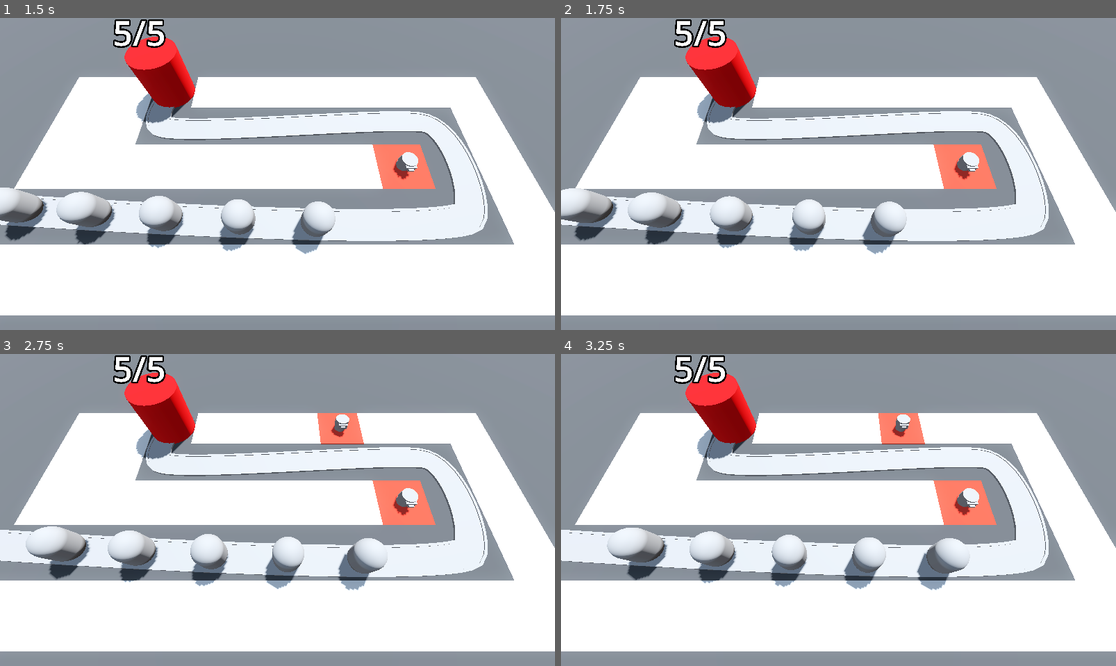
Above: before the commit, frames 1-4 (two rows, left to right).
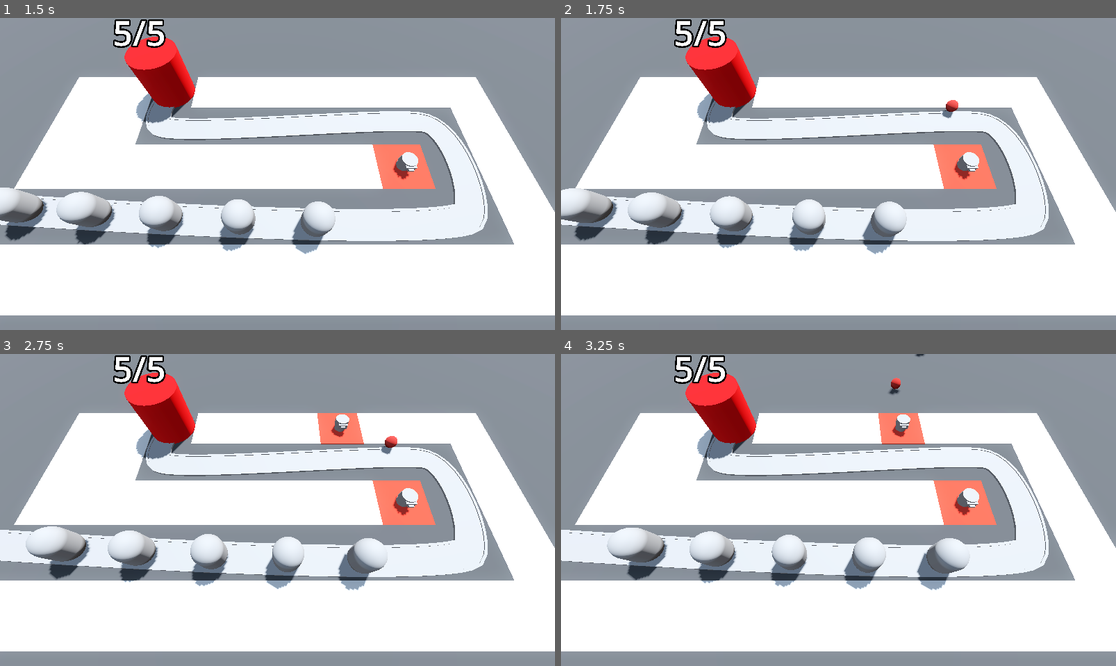
Above: after the commit, the same moments.

Repository: niamh-d/godot-3d-tower-defence
Game: Godot game, scene res://Scenes/base_level.tscn
The game is run twice, just before and just after one commit, with the same random seed, the same clock (stepped at 60 frames per second) and the same inputs.
Inputs (mouse positions are in pixels of both pictures, inside the frame that each line leads up to):
- Up to frame 1 (1.5 s): move the mouse to (399, 158) at 0.52 s; press the mouse at (399, 158) at 0.53 s; move the mouse to (166, 189) at 1.27 s; release the mouse at (166, 189) at 1.28 s; click (166, 189) at 1.35 s
- Up to frame 2 (1.75 s): no input
- Up to frame 3 (2.75 s): move the mouse to (333, 441) at 2.02 s; press the mouse at (333, 441) at 2.03 s
- Up to frame 4 (3.25 s): move the mouse to (810, 572) at 2.77 s; release the mouse at (810, 572) at 2.78 s; click (810, 572) at 2.85 s

Frame 1 is identical in both runs. In frame 2, 0.1% of the frame differs, in the area x 68-72%, y 26-33%; in frame 3, 0.1%; in frame 4, less than 0.1%.

Commit message:
projectiles

Diff:
--- /dev/null
+++ b/Scenes/Turret/projectile.gd
@@ -0,0 +1,12 @@
+extends Area3D
+
+@export var speed := 30.0
+
+var direction := Vector3.FORWARD
+
+func _physics_process(delta: float) -> void:
+	position += direction * speed * delta
+
+
+func _on_timer_timeout() -> void:
+	queue_free()
--- /dev/null
+++ b/Scenes/Turret/projectile.tscn
@@ -0,0 +1,29 @@
+[gd_scene load_steps=5 format=3 uid="uid://dlnip8afai2jt"]
+
+[ext_resource type="Script" path="res://Scenes/Turret/projectile.gd" id="1_nd437"]
+
+[sub_resource type="StandardMaterial3D" id="StandardMaterial3D_bvc02"]
+albedo_color = Color(0.666667, 0.156863, 0.12549, 1)
+
+[sub_resource type="SphereMesh" id="SphereMesh_ea7ir"]
+material = SubResource("StandardMaterial3D_bvc02")
+
+[sub_resource type="SphereShape3D" id="SphereShape3D_71knk"]
+
+[node name="Projectile" type="Area3D"]
+top_level = true
+script = ExtResource("1_nd437")
+
+[node name="MeshInstance3D" type="MeshInstance3D" parent="."]
+layers = 131073
+mesh = SubResource("SphereMesh_ea7ir")
+
+[node name="CollisionShape3D" type="CollisionShape3D" parent="."]
+shape = SubResource("SphereShape3D_71knk")
+
+[node name="Timer" type="Timer" parent="."]
+wait_time = 2.0
+one_shot = true
+autostart = true
+
+[connection signal="timeout" from="Timer" to="." method="_on_timer_timeout"]
--- /dev/null
+++ b/Scenes/Turret/turret.gd
@@ -0,0 +1,10 @@
+extends Node3D
+
+@export var projectile: PackedScene
+
+@onready var turret_top: MeshInstance3D = $TurretBase/TurretTop
+
+func _on_timer_timeout() -> void:
+	var shot: Area3D = projectile.instantiate()
+	add_child(shot)
+	shot.global_position = turret_top.global_position
--- a/Scenes/Turret/turret.tscn
+++ b/Scenes/Turret/turret.tscn
@@ -1,4 +1,7 @@
-[gd_scene load_steps=5 format=3 uid="uid://1ucm44u2hm55"]
+[gd_scene load_steps=7 format=3 uid="uid://1ucm44u2hm55"]
+
+[ext_resource type="PackedScene" uid="uid://dlnip8afai2jt" path="res://Scenes/Turret/projectile.tscn" id="1_6fp02"]
+[ext_resource type="Script" path="res://Scenes/Turret/turret.gd" id="1_i7non"]
 
 [sub_resource type="CylinderMesh" id="CylinderMesh_bdr2r"]
 height = 1.0
@@ -15,6 +18,8 @@
 size = Vector3(0.4, 0.2, 0.5)
 
 [node name="Turret" type="Node3D"]
+script = ExtResource("1_i7non")
+projectile = ExtResource("1_6fp02")
 
 [node name="TurretBase" type="MeshInstance3D" parent="."]
 transform = Transform3D(1, 0, 0, 0, 1, 0, 0, 0, 1, 0, 0.5, 0)
@@ -31,3 +36,8 @@
 [node name="Barrel" type="MeshInstance3D" parent="TurretBase/TurretTop/Visor"]
 transform = Transform3D(1, 0, 0, 0, 1, 0, 0, 0, 1, 0, 0, 0.140152)
 mesh = SubResource("BoxMesh_h0o8h")
+
+[node name="Timer" type="Timer" parent="."]
+autostart = true
+
+[connection signal="timeout" from="Timer" to="." method="_on_timer_timeout"]
